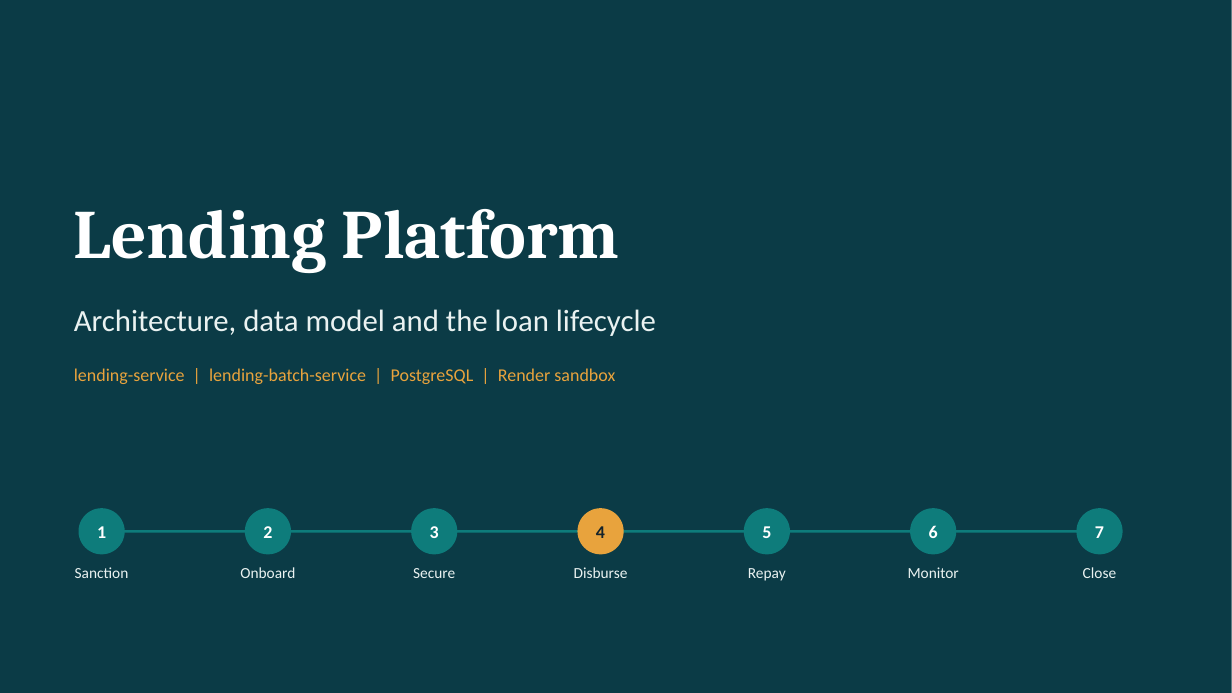
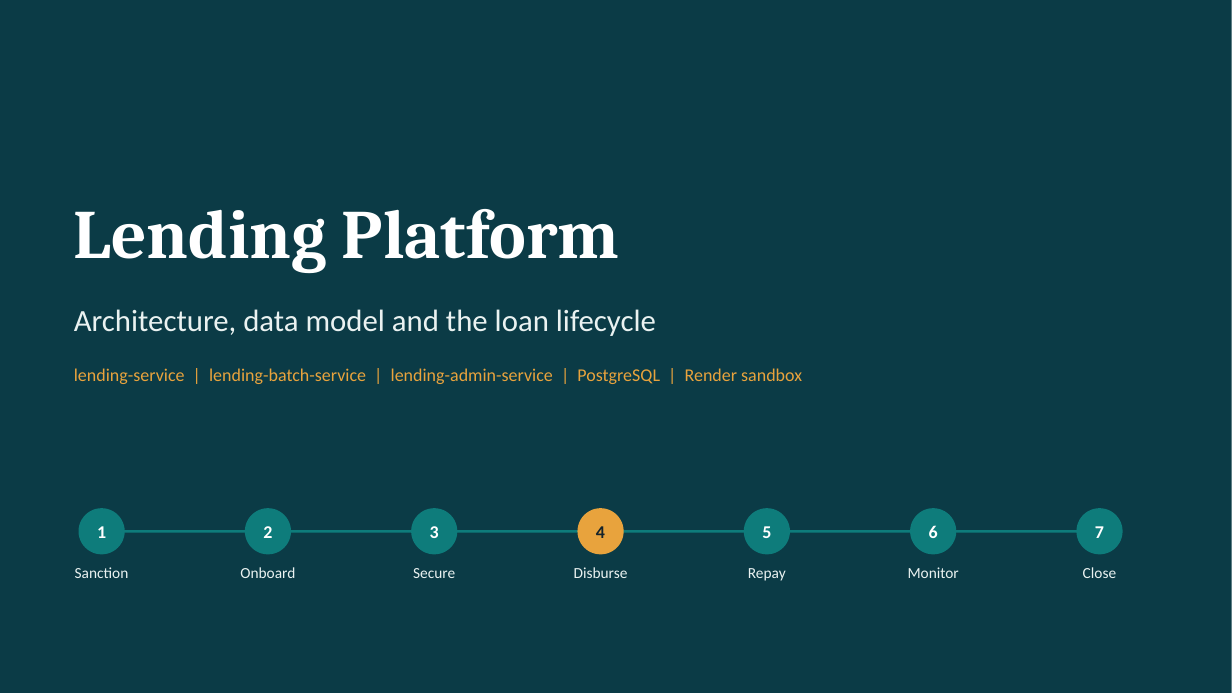
Before and after one commit to kiran199-code/lending, a slide deck: slide 1 of docs/Lending-Platform-Architecture.pptx. Drawn at 1232x693 pixels with LibreOffice and Linux fonts; fonts in the diff are those of the drawing. Boxes give left, top, right and bottom in pixels: in the first picture for what was removed or moved away, otherwise in the second. Text is boxed around its words. In the diff, an @@ line names an element or a change of style, - is before the commit and + after.

```diff
--- a/docs/Lending-Platform-Architecture.pptx
+++ b/docs/Lending-Platform-Architecture.pptx
@@ text at [74,368,802,384]: text changed @@
-lending-service | lending-batch-service | PostgreSQL | Render sandbox
+lending-service | lending-batch-service | lending-admin-service | PostgreSQL | Render sandbox
```
Also in this commit, not shown: 1 other slide changed, 3 slides added, 5 other files.
